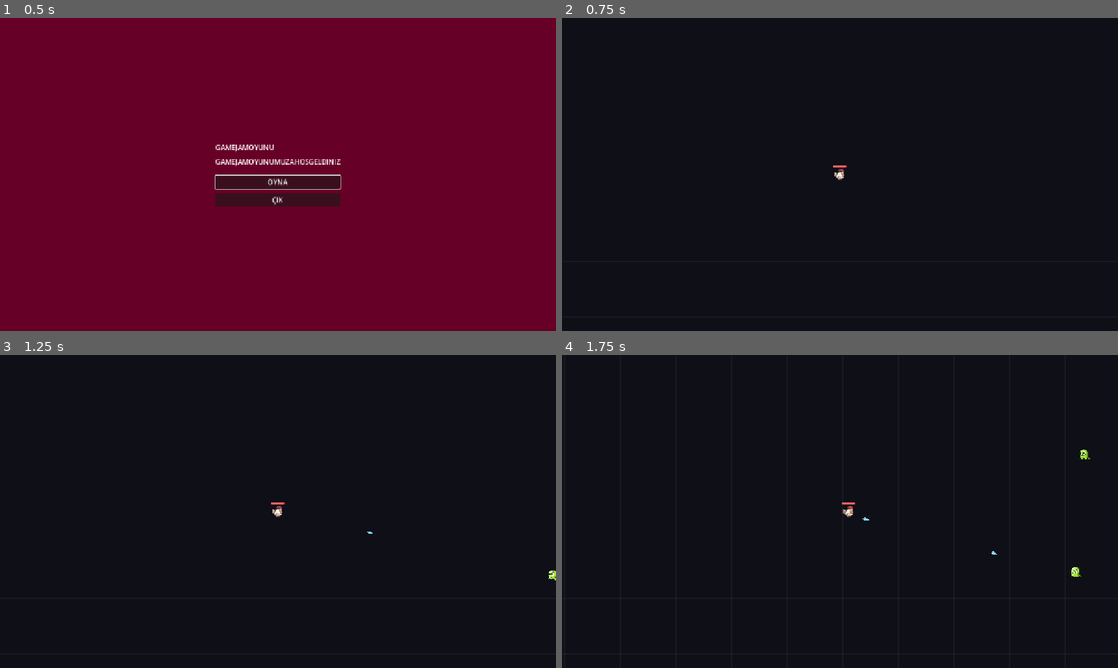
Above: before the commit, frames 1-4 (two rows, left to right).
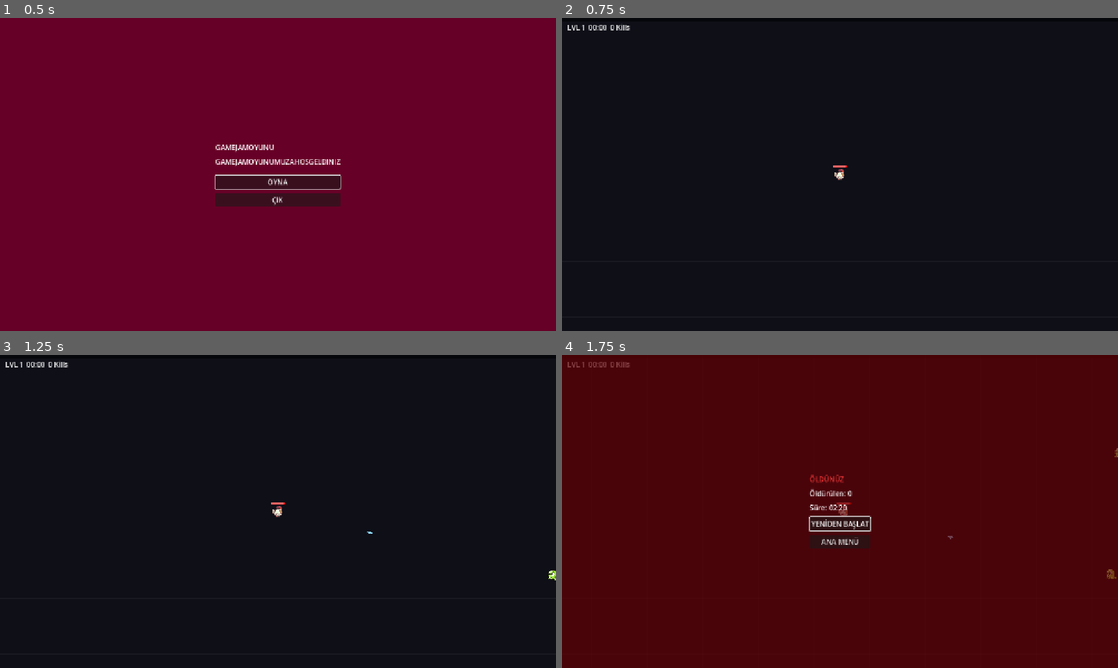
Above: after the commit, the same moments.

Repository: Semi-Bicer/RogueliteBulletHeaven
Game: Godot game, scene res://scenes/ui/StartMenu.tscn
The game is run twice, just before and just after one commit, with the same random seed, the same clock (stepped at 60 frames per second) and the same inputs.
Inputs:
- Up to frame 1 (0.5 s): no input
- Up to frame 2 (0.75 s): click "OYNA" at 0.5 s
- Up to frame 3 (1.25 s): no input
- Up to frame 4 (1.75 s): tap Enter at 1.25 s; hold D (move_right) from 1.28 s (still down); tap K at 1.35 s

Frame 1 is identical in both runs. In frame 2, 0.1% of the frame differs, in the area x 1-13%, y 1-4%; in frame 3, 0.1%; in frame 4, 100%, in the area x 0-100%, y 0-100%.

Commit message:
Pasif yükseltmeler eklenir, sahne yolları düzeltilir

Diff:
--- a/scenes/main/Main.tscn
+++ b/scenes/main/Main.tscn
@@ -4,9 +4,9 @@
 [ext_resource type="Script" uid="uid://4x5sn63e3wvn" path="res://scripts/main/Background.gd" id="2_bg"]
 [ext_resource type="Script" uid="uid://bsct2a3i6egrq" path="res://scripts/systems/EnemySpawner.gd" id="3_spawner"]
 [ext_resource type="PackedScene" uid="uid://dyovpdreyxo0u" path="res://scenes/player/Player.tscn" id="4_player"]
-[ext_resource type="PackedScene" uid="uid://sa7t5basj4t4" path="res://PauseMenu.tscn" id="5_dc040"]
+[ext_resource type="PackedScene" uid="uid://c1lvdi087nvy1" path="res://scenes/ui/PauseMenu.tscn" id="5_dc040"]
 [ext_resource type="PackedScene" uid="uid://bymijpxo45a7u" path="res://scenes/ui/GameOverMenu.tscn" id="6_1rhdn"]
-[ext_resource type="PackedScene" uid="uid://bpvsh8joqrnrx" path="res://xp_bar.tscn" id="7_sjxhf"]
+[ext_resource type="PackedScene" uid="uid://bpvsh8joqrnrx" path="res://scenes/ui/xp_bar.tscn" id="7_sjxhf"]
 [ext_resource type="PackedScene" uid="uid://bhj7kyf3m13de" path="res://scenes/ui/UpgradeMenu.tscn" id="8_ko0rf"]
 
 [node name="Main" type="Node2D" unique_id=605574312]
--- a/scenes/ui/UpgradeCard.tscn
+++ b/scenes/ui/UpgradeCard.tscn
@@ -1,6 +1,6 @@
 [gd_scene format=3 uid="uid://chjk07ggxw871"]
 
-[ext_resource type="Script" uid="uid://cwb853ejhw0ns" path="res://UpgradeCard.gd" id="1_yeejx"]
+[ext_resource type="Script" uid="uid://cwb853ejhw0ns" path="res://scenes/ui/UpgradeCard.gd" id="1_yeejx"]
 
 [node name="UpgradeCard" type="PanelContainer" unique_id=1846627239]
 custom_minimum_size = Vector2(200, 240)
--- a/scenes/ui/UpgradeMenu.tscn
+++ b/scenes/ui/UpgradeMenu.tscn
@@ -1,6 +1,6 @@
 [gd_scene format=3 uid="uid://bhj7kyf3m13de"]
 
-[ext_resource type="Script" uid="uid://cuaeqwy03qne1" path="res://UpgradeMenu.gd" id="1_ppw0c"]
+[ext_resource type="Script" uid="uid://cuaeqwy03qne1" path="res://scenes/ui/UpgradeMenu.gd" id="1_ppw0c"]
 
 [node name="UpgradeMenu" type="CanvasLayer" unique_id=135089525]
 process_mode = 3
--- a/scenes/ui/xp_bar.tscn
+++ b/scenes/ui/xp_bar.tscn
@@ -1,6 +1,6 @@
 [gd_scene format=3 uid="uid://bpvsh8joqrnrx"]
 
-[ext_resource type="Script" uid="uid://bsop06fi241xq" path="res://HUD.gd" id="1_ocuqq"]
+[ext_resource type="Script" uid="uid://bsop06fi241xq" path="res://scenes/ui/HUD.gd" id="1_ocuqq"]
 
 [sub_resource type="StyleBoxFlat" id="StyleBoxFlat_6yq1j"]
 bg_color = Color(0, 0, 0, 0.53333336)
--- a/scripts/autoload/UpgradeDB.gd
+++ b/scripts/autoload/UpgradeDB.gd
@@ -1,9 +1,8 @@
 extends Node
 ## Upgrade catalogue and the roll that builds a legal set of level-up choices.
 ##
-## Weapons only for now; passives are still to come. docs/DESIGN.md section 7
-## lists the rest of the catalogue, the entry shapes, and the rules `roll()`
-## has to respect. Orbital Shield is on hold (DESIGN.md §5).
+## docs/DESIGN.md section 7 lists the catalogue, the entry shapes, and the
+## rules `roll()` has to respect. Orbital Shield is on hold (DESIGN.md §5).
 
 const MAX_WEAPONS := 3
 
@@ -20,6 +19,37 @@
 	{"id": "shock_nova", "name": "Shock Nova", "desc": "Periodic shockwave around you.",
 		"kind": "weapon", "scene": "res://scenes/weapons/ShockNova.tscn", "max_level": 8,
 		"color": Color(0.7, 0.6, 1.0)},
+
+	{"id": "might", "name": "Might", "desc": "+12% damage for all weapons.",
+		"kind": "passive", "stat": "damage_mult", "amount": 0.12, "max_level": 6,
+		"color": Color(1.0, 0.4, 0.4)},
+	{"id": "haste", "name": "Haste", "desc": "+10% fire rate for all weapons.",
+		"kind": "passive", "stat": "fire_rate_mult", "amount": 0.10, "max_level": 6,
+		"color": Color(1.0, 0.85, 0.3)},
+	{"id": "swiftness", "name": "Swiftness", "desc": "+8% move speed.",
+		"kind": "passive", "stat": "move_speed_mult", "amount": 0.08, "max_level": 5,
+		"color": Color(0.5, 0.95, 1.0)},
+	{"id": "vitality", "name": "Vitality", "desc": "+20 max HP and heal the same.",
+		"kind": "passive", "stat": "max_health_bonus", "amount": 20.0, "max_level": 6,
+		"color": Color(0.95, 0.35, 0.55)},
+	{"id": "regeneration", "name": "Regeneration", "desc": "+0.6 HP per second.",
+		"kind": "passive", "stat": "health_regen", "amount": 0.6, "max_level": 5,
+		"color": Color(0.45, 0.9, 0.5)},
+	{"id": "armor", "name": "Armor", "desc": "-1 damage taken per hit.",
+		"kind": "passive", "stat": "armor", "amount": 1.0, "max_level": 5,
+		"color": Color(0.7, 0.72, 0.78)},
+	{"id": "area", "name": "Resonance", "desc": "+12% attack area.",
+		"kind": "passive", "stat": "area_mult", "amount": 0.12, "max_level": 5,
+		"color": Color(0.75, 0.5, 1.0)},
+	{"id": "multishot", "name": "Split Shot", "desc": "+1 projectile for projectile weapons.",
+		"kind": "passive", "stat": "extra_projectiles", "amount": 1.0, "max_level": 3,
+		"color": Color(0.4, 0.7, 1.0)},
+	{"id": "magnet", "name": "Magnet", "desc": "+30% pickup range.",
+		"kind": "passive", "stat": "pickup_range_mult", "amount": 0.30, "max_level": 4,
+		"color": Color(0.3, 0.9, 0.8)},
+	{"id": "greed", "name": "Greed", "desc": "+15% XP from gems.",
+		"kind": "passive", "stat": "xp_gain_mult", "amount": 0.15, "max_level": 4,
+		"color": Color(0.95, 0.75, 0.3)},
 ]
 
 ## Offered when fewer than `count` real choices remain (everything maxed).
Not shown, changed: docs/DESIGN.md
